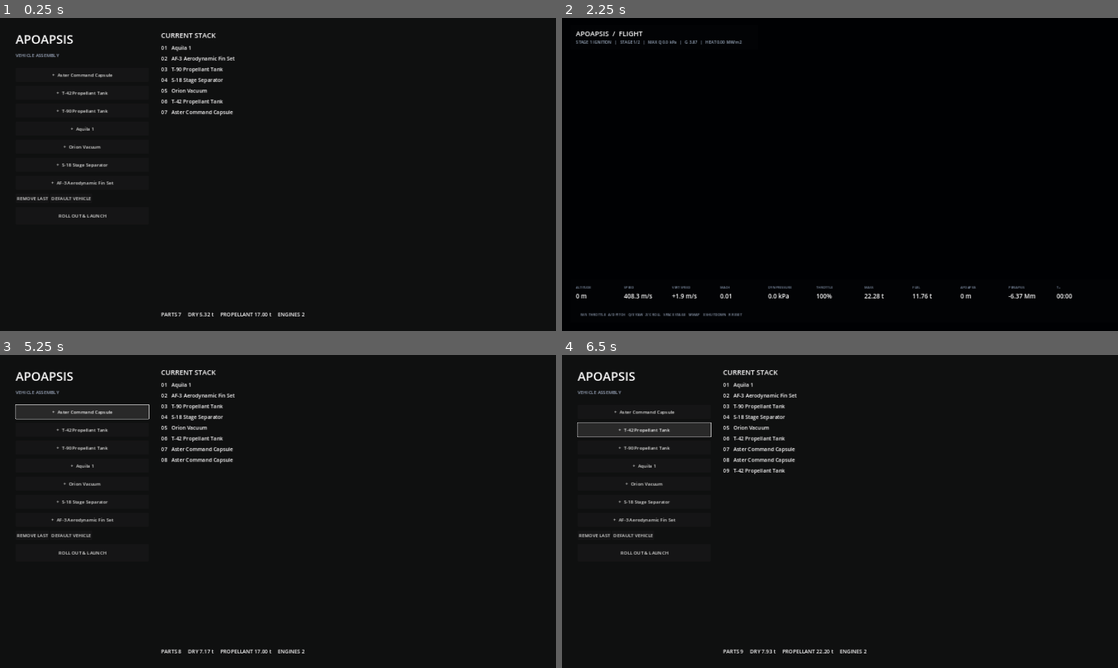
Above: before the commit, frames 1-4 (two rows, left to right).
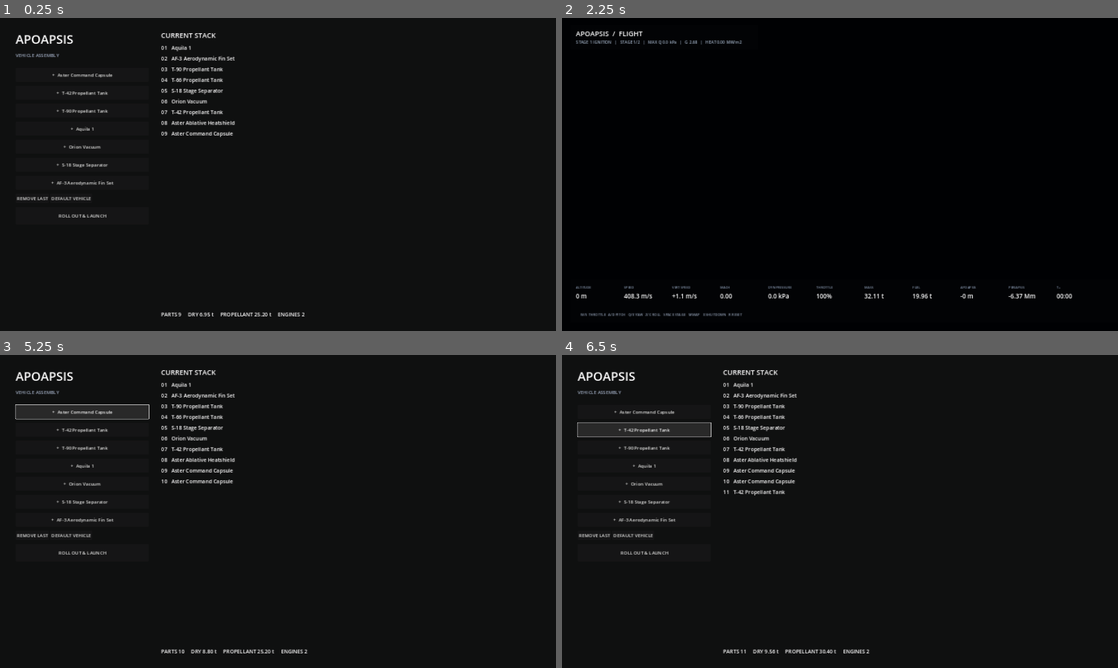
Above: after the commit, the same moments.

Repository: dmdelia/APOAPSIS
Game: Godot game, scene res://main.tscn
Same seed, same stepped clock (60 frames per second), same inputs: the game is played once before the commit and once after it.
Inputs:
- Up to frame 1 (0.25 s): no input
- Up to frame 2 (2.25 s): click "DEFAULT VEHICLE" at 0.5 s; click "ROLL OUT & LAUNCH" at 1.25 s; tap Enter at 2 s; hold D (pitch_right) from 2.03 s (still down); tap Space (stage) at 2.1 s
- Up to frame 3 (5.25 s): tap R (reset_flight) at 2.75, 4.25 s; release D (pitch_right) at 2.78 s; hold X (shutdown) 2.78-3.5 s; tap Space (stage) at 2.85, 4.35 s; click "ROLL OUT & LAUNCH" at 3.5 s; hold D (pitch_right) 4.28-5 s; click "+ Aster Command Capsule" at 5 s
- Up to frame 4 (6.5 s): click "+ T-42 Propellant Tank" at 5.75 s

The runs differ from the first frame. In frame 1, 0.6% of the frame differs, in the area x 29-48%, y 19-96%; in frame 2, less than 0.1%; in frame 3, 0.9%; in frame 4, 1.0%, in the area x 29-56%, y 19-96%.

Commit message:
Expand vehicle part catalog

Diff:
--- a/scripts/game/part_catalog.gd
+++ b/scripts/game/part_catalog.gd
@@ -11,6 +11,24 @@
 		"radius": 1.6,
 		"drag_coefficient": 0.32
 	},
+	"heatshield": {
+		"name": "Aster Ablative Heatshield",
+		"type": "heatshield",
+		"dry_mass": 520.0,
+		"fuel": 0.0,
+		"height": 0.45,
+		"radius": 1.68,
+		"drag_coefficient": 0.90
+	},
+	"nose_cone": {
+		"name": "NC-16 Nose Cone",
+		"type": "nose",
+		"dry_mass": 110.0,
+		"fuel": 0.0,
+		"height": 2.8,
+		"radius": 1.6,
+		"drag_coefficient": 0.18
+	},
 	"tank_small": {
 		"name": "T-42 Propellant Tank",
 		"type": "tank",
@@ -19,6 +37,15 @@
 		"height": 5.8,
 		"radius": 1.65,
 		"drag_coefficient": 0.24
+	},
+	"tank_medium": {
+		"name": "T-66 Propellant Tank",
+		"type": "tank",
+		"dry_mass": 1110.0,
+		"fuel": 8200.0,
+		"height": 7.5,
+		"radius": 1.75,
+		"drag_coefficient": 0.235
 	},
 	"tank_large": {
 		"name": "T-90 Propellant Tank",
@@ -82,13 +109,21 @@
 		return {}
 	return PARTS[id].duplicate(true)
 
+static func all_ids() -> Array[String]:
+	var result: Array[String] = []
+	for key: Variant in PARTS.keys():
+		result.append(str(key))
+	return result
+
 static func default_stack() -> Array[String]:
 	return [
 		"engine_aquila",
 		"fin",
 		"tank_large",
+		"tank_medium",
 		"decoupler",
 		"engine_orion",
 		"tank_small",
+		"heatshield",
 		"capsule"
 	]
